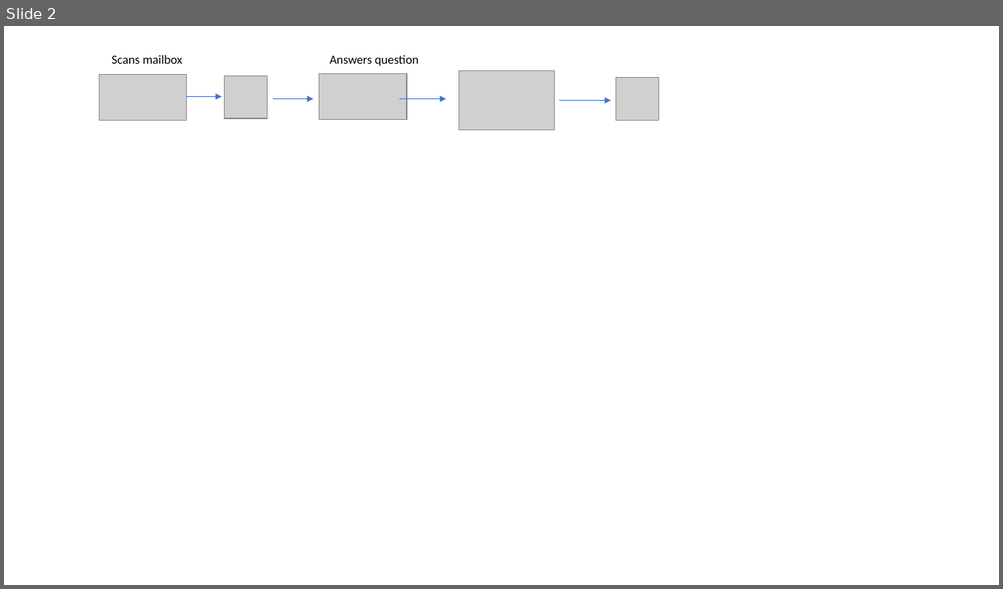
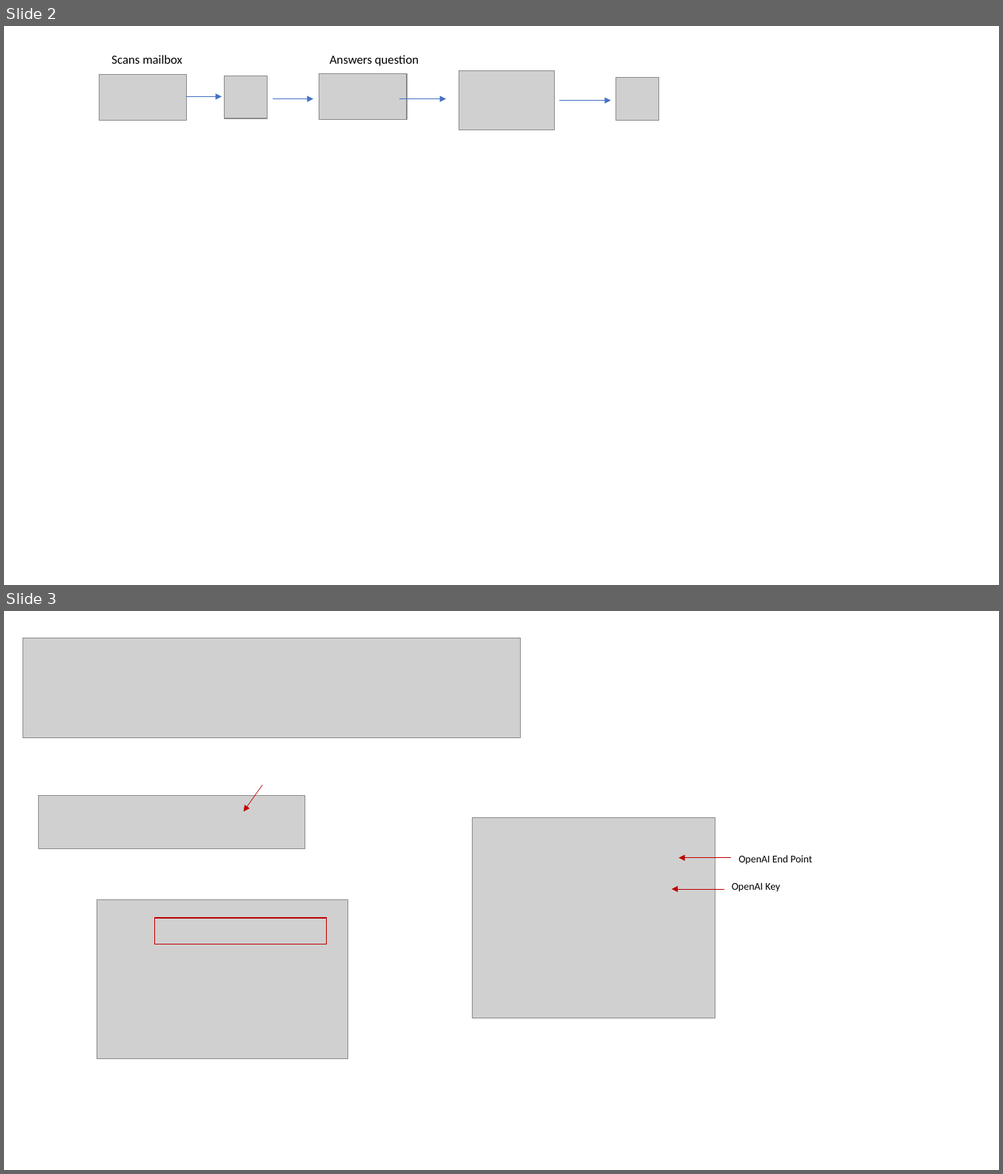
Before and after one commit to microsoft/OpenAIWorkshop, a slide deck: assets.pptx. Shown one above the other, each under a label of ours: slide 2 before the commit, slides 2 and 3 after it. The pictures are 1003x589 and 1003x1174 pixels, drawn with LibreOffice and Linux fonts; fonts in the diff are those of the drawing; grey boxes stand for pictures. Boxes give left, top, right and bottom in pixels: in the first picture for what was removed or moved away, otherwise in the second. Text is boxed around its words. In the diff, an @@ line names an element or a change of style, - is before the commit and + after.

```diff
--- a/assets.pptx
+++ b/assets.pptx
@@ slide 3 added at [4, 611, 999, 1170], background #FFFFFF @@
@@ picture added at [23, 638, 521, 738] @@
@@ arrow added from (262, 786) to (244, 812), #C00000 0.5 pt @@
@@ picture added at [38, 796, 304, 849] @@
@@ picture added at [472, 818, 715, 1019] @@
@@ arrow added from (731, 858) to (678, 858), #C00000 0.5 pt @@
@@ text added at [738, 855, 811, 865], 10 pt, text #000000 @@
+OpenAI End Point
@@ arrow added from (724, 889) to (671, 889), #C00000 0.5 pt @@
@@ text added at [731, 883, 780, 892], 10 pt, text #000000 @@
+OpenAI Key
@@ picture added at [96, 900, 347, 1059] @@
@@ rectangle added at [155, 918, 327, 945], outline #C00000 1 pt @@
```
Also in this commit, not shown: 1 other slide added, 7 other files.
